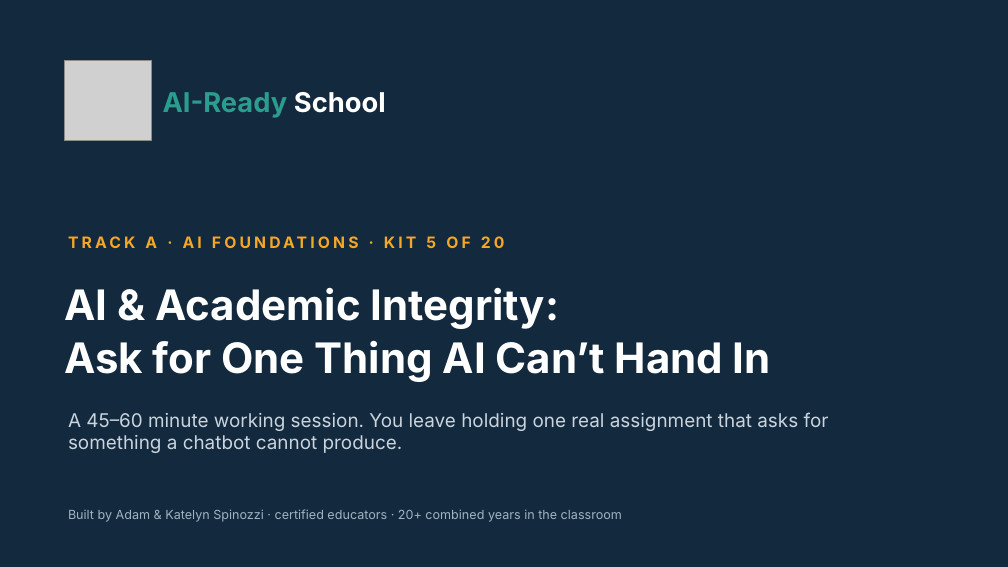
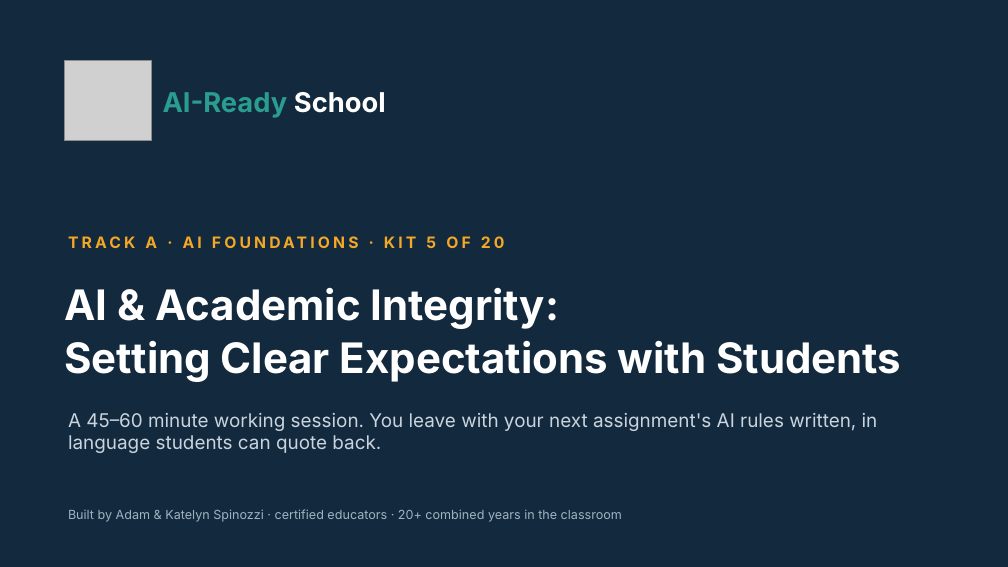
Before and after one commit to aspinozzi1/Ai-School-Ready, a slide deck: slide 1 of kits/kit05/Kit05_PresentationDeck.pptx. Drawn at 1008x567 pixels with LibreOffice and Linux fonts; fonts in the diff are those of the drawing; grey boxes stand for pictures. Boxes give left, top, right and bottom in pixels: in the first picture for what was removed or moved away, otherwise in the second. Text is boxed around its words. In the diff, an @@ line names an element or a change of style, - is before the commit and + after.

```diff
--- a/kits/kit05/Kit05_PresentationDeck.pptx
+++ b/kits/kit05/Kit05_PresentationDeck.pptx
@@ text at [64, 340, 901, 382]: text changed @@
-Ask for One Thing AI Can’t Hand In
+Setting Clear Expectations with Students
@@ text at [68, 413, 878, 453]: text changed @@
-A 45–60 minute working session. You leave holding one real assignment that asks for something a chatbot cannot produce.
+A 45–60 minute working session. You leave with your next assignment's AI rules written, in language students can quote back.
```
Also in this commit, not shown: 8 other slides changed, 26 slides added, 21 slides removed, 27 other files.
